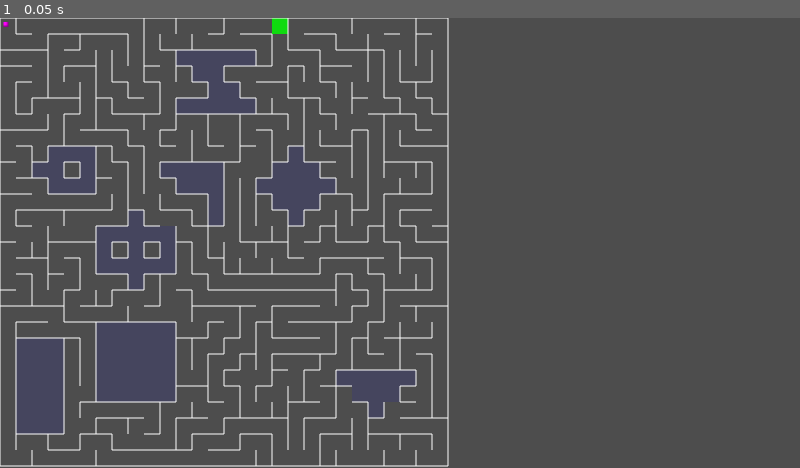
Above: before the commit, frame 1.
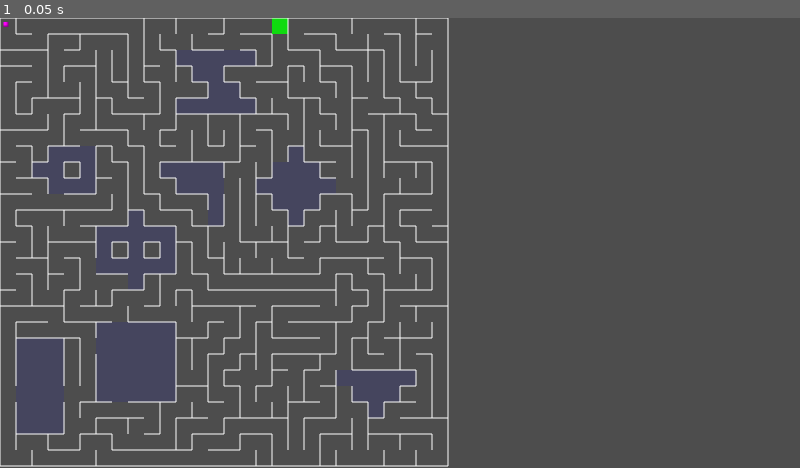
Above: after the commit, the same moment.

Repository: Bahbus/minotaur-maze
Game: Godot game, scene res://prototypes/Prototype.tscn
The game is run twice, just before and just after one commit, with the same random seed, the same clock (stepped at 60 frames per second) and the same inputs.
Inputs:
- Up to frame 1 (0.05 s): no input

The runs differ from the first frame. In frame 1, 0.3% of the frame differs, in the area x 1-51%, y 3-86%.

Commit message:
fix last x/y mismatch and remove debugging

Diff:
--- a/prototypes/maze.gd
+++ b/prototypes/maze.gd
@@ -97,7 +97,6 @@
 	if valid_positions.size() > 0:
 		var exit_pos = valid_positions[randi() % valid_positions.size()]
 		set_cell_type(exit_pos, "exit_stairs")
-		print("Exit stairs placed at: ", exit_pos)  # Debugging
 
 ### 🔗 **Pathfinding & Connectivity**
 func connect_room_exits():
@@ -134,7 +133,7 @@
 
 func get_room_perimeter(room_cells: Array, pos: Vector2i) -> Array:
 	var perimeter_cells = []
-	var room_positions = room_cells.map(func(cell): return Vector2i(cell.y + pos.y, cell.x + pos.x))
+	var room_positions = room_cells.map(func(cell): return Vector2i(cell.x + pos.x, cell.y + pos.y))
 	for cell in room_positions:
 		for offset in [Vector2i(0, -1), Vector2i(1, 0), Vector2i(0, 1), Vector2i(-1, 0)]:
 			var neighbor_pos = cell + offset
--- a/prototypes/player.gd
+++ b/prototypes/player.gd
@@ -16,12 +16,8 @@
 
 func check_exit_condition():
 	if maze:
-		var player_cell = get_tile_position()
-		var tile_type = maze.get_cell(player_cell).get("type", "")
-		print("Player is at: ", player_cell, " | Tile type: ", tile_type)  # Debugging
-		if tile_type == "exit_stairs":
+		if maze.get_cell(get_tile_position()).get("type", "") == "exit_stairs":
 			handle_level_completion()
-
 
 func get_tile_position() -> Vector2i:
 	return Vector2i(position.y / cell_size, position.x / cell_size)  # Swap x and y
